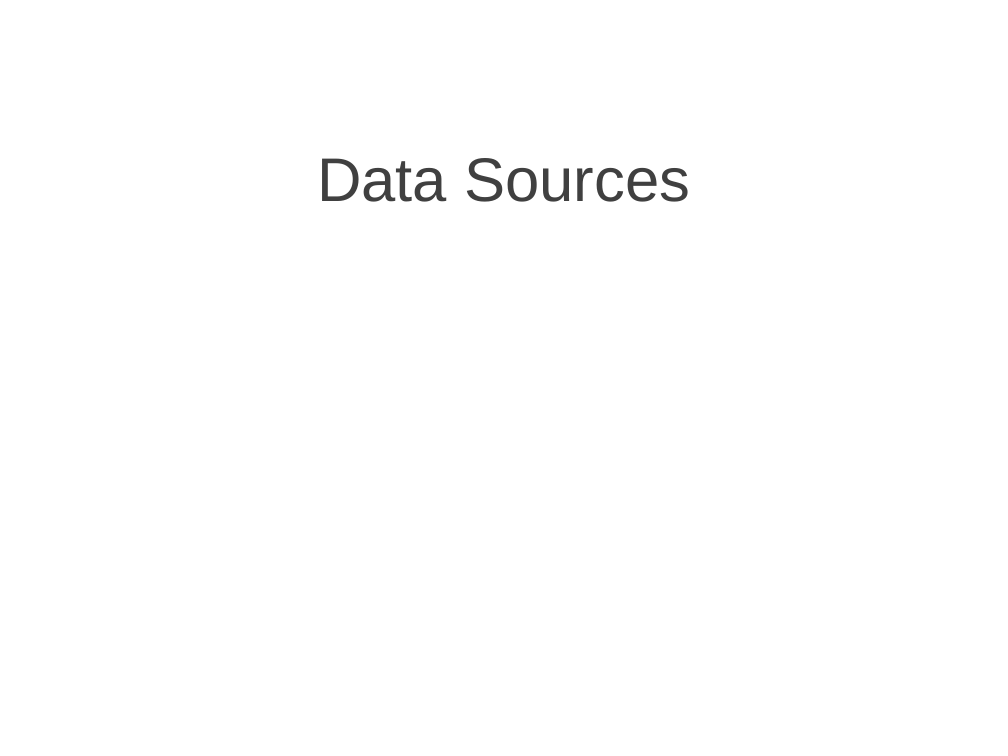
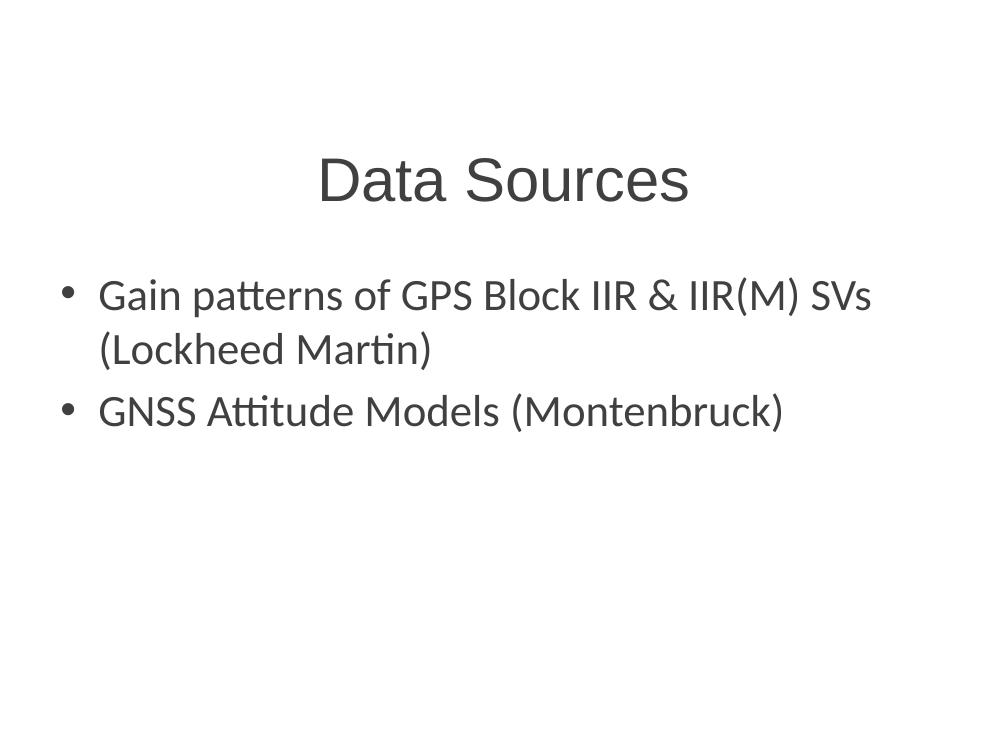
Before and after one commit to cullenself/ExtendedGNSS, a slide deck: slide 8 of Report/Extended GNSS.pptx. Drawn at 1008x756 pixels with LibreOffice and Linux fonts; fonts in the diff are those of the drawing; background and template pictures are left out. Boxes give left, top, right and bottom in pixels: in the first picture for what was removed or moved away, otherwise in the second. Text is boxed around its words. In the diff, an @@ line names an element or a change of style, - is before the commit and + after.

```diff
--- a/Report/Extended GNSS.pptx
+++ b/Report/Extended GNSS.pptx
@@ text added at [98, 277, 872, 432], 32 pt, text #404040 @@
+• Gain patterns of GPS Block IIR & IIR(M) SVs (Lockheed Martin)
+• GNSS Attitude Models (Montenbruck)
```
Also in this commit, not shown: 7 other slides changed, 1 slide added, 1 slide removed, 1 other file.
